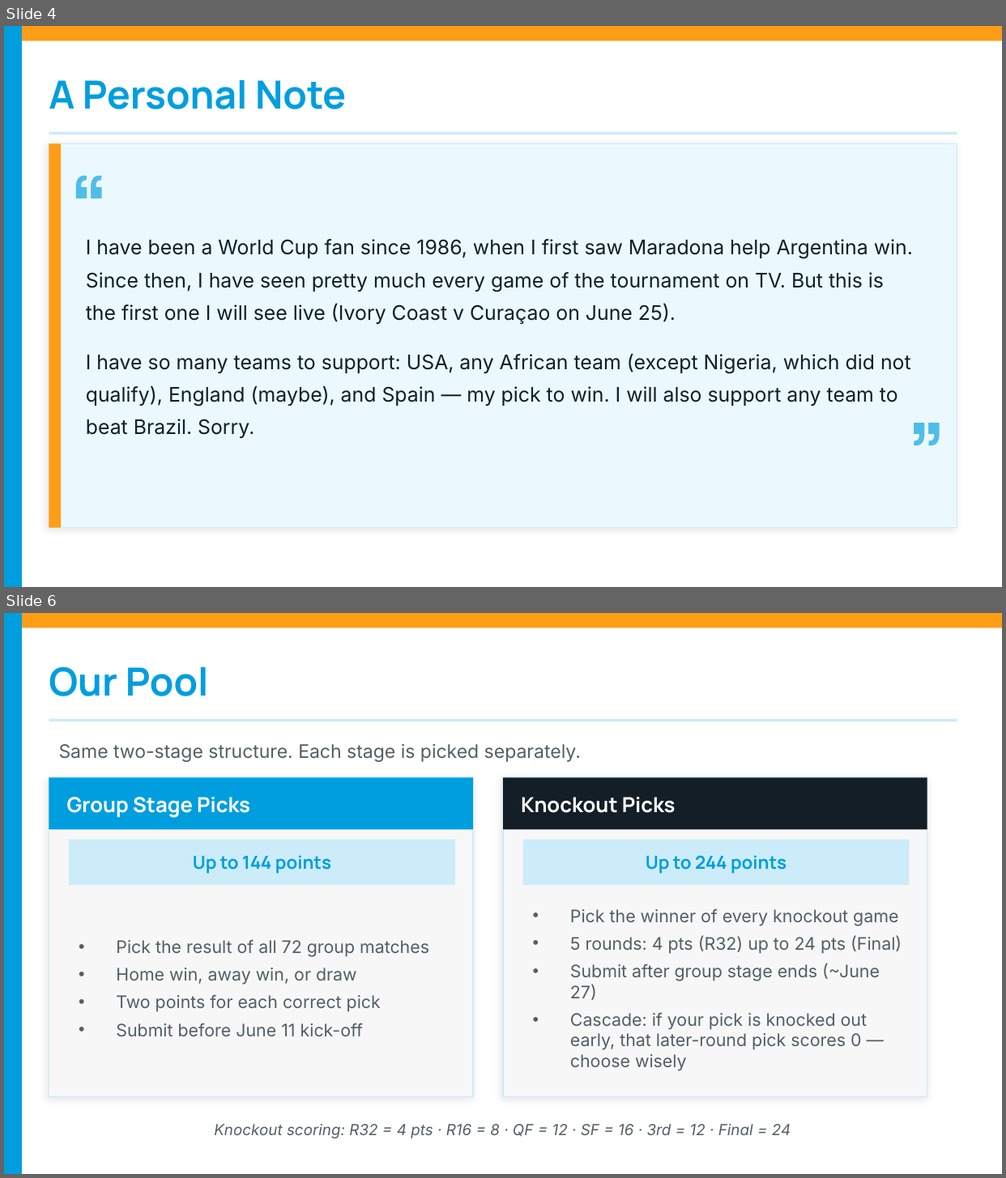
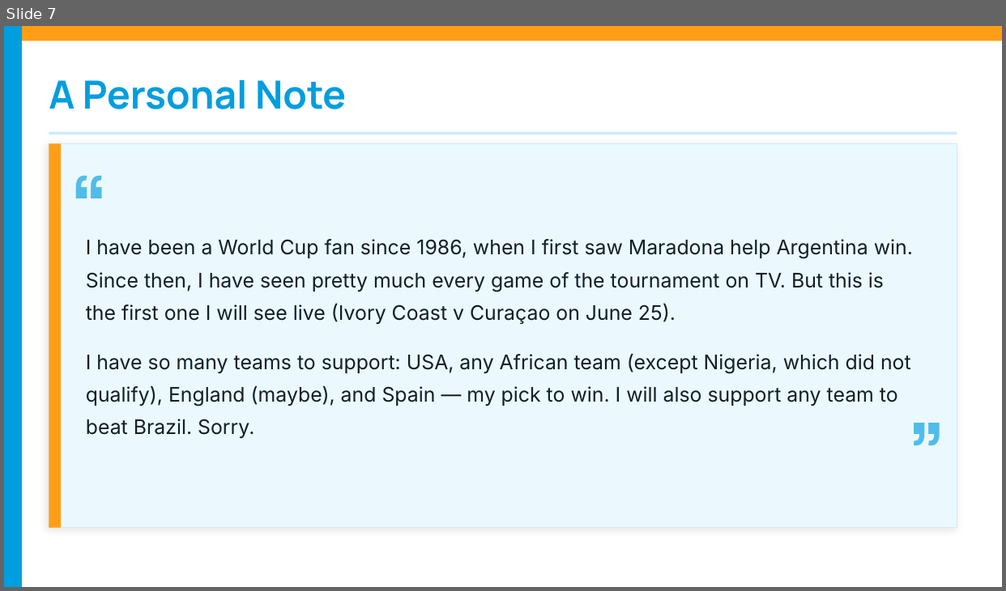
Before and after one commit to riteshwarade/wc26, a slide deck: WC2026_Pool_Intro.pptx. Shown one above the other, each under a label of ours: slides 4 and 6 before the commit, slide 7 after it; the slides between them are not shown. The pictures are 1006x1178 and 1006x591 pixels, drawn with LibreOffice and Linux fonts; fonts in the diff are those of the drawing. Boxes give left, top, right and bottom in pixels: in the first picture for what was removed or moved away, otherwise in the second. Text is boxed around its words. In the diff, an @@ line names an element or a change of style, - is before the commit and + after.

```diff
--- a/WC2026_Pool_Intro.pptx
+++ b/WC2026_Pool_Intro.pptx
@@ slide 6 removed at [4, 613, 1002, 1174], background #FFFFFF @@
@@ rectangle removed at [4, 613, 1002, 628] @@
@@ rectangle removed at [4, 613, 22, 1174] @@
@@ text removed at [49, 666, 209, 696] @@
-Our Pool
@@ rectangle removed at [49, 719, 957, 722] @@
@@ text removed at [59, 743, 581, 762] @@
-Same two-stage structure. Each stage is picked separately.
@@ rectangle removed at [49, 777, 473, 1097] @@
@@ rectangle removed at [49, 777, 473, 829] @@
@@ rectangle removed at [503, 777, 927, 1097] @@
@@ rectangle removed at [503, 777, 927, 829] @@
@@ text removed at [67, 797, 250, 818] @@
-Group Stage Picks
@@ text removed at [521, 797, 675, 813] @@
-Knockout Picks
@@ rectangle removed at [69, 840, 455, 885] @@
@@ text removed at [193, 855, 331, 874] @@
-Up to 144 points
@@ rectangle removed at [523, 840, 909, 885] @@
@@ text removed at [646, 855, 786, 874] @@
-Up to 244 points
@@ text removed at [570, 909, 901, 1071] @@
-• Pick the winner of every knockout game
-• 5 rounds: 4 pts (R32) up to 24 pts (Final)
-• Submit after group stage ends (~June 27)
-• Cascade: if your pick is knocked out early, that later-round pick scores 0 — choose wisely
@@ text removed at [116, 939, 429, 1037] @@
-• Pick the result of all 72 group matches
-• Home win, away win, or draw
-• Two points for each correct pick
-• Submit before June 11 kick-off
@@ text removed at [214, 1124, 791, 1139] @@
-Knockout scoring: R32 = 4 pts · R16 = 8 · QF = 12 · SF = 16 · 3rd = 12 · Final = 24
@@ what was slide 4 is now slide 7 @@
```
Also in this commit, not shown: 4 slides changed, 8 slides added, 1 other slide removed, 4 other files.
